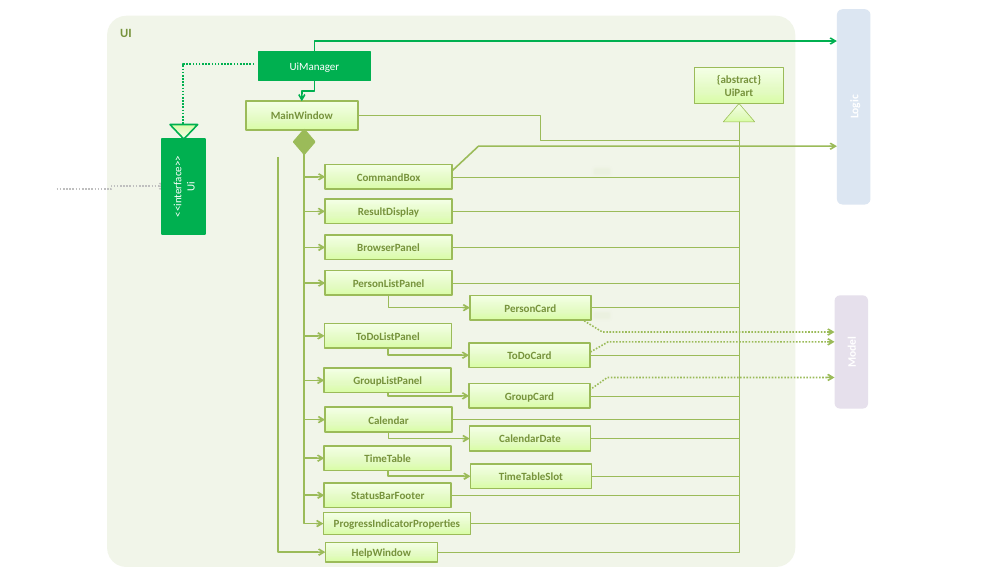
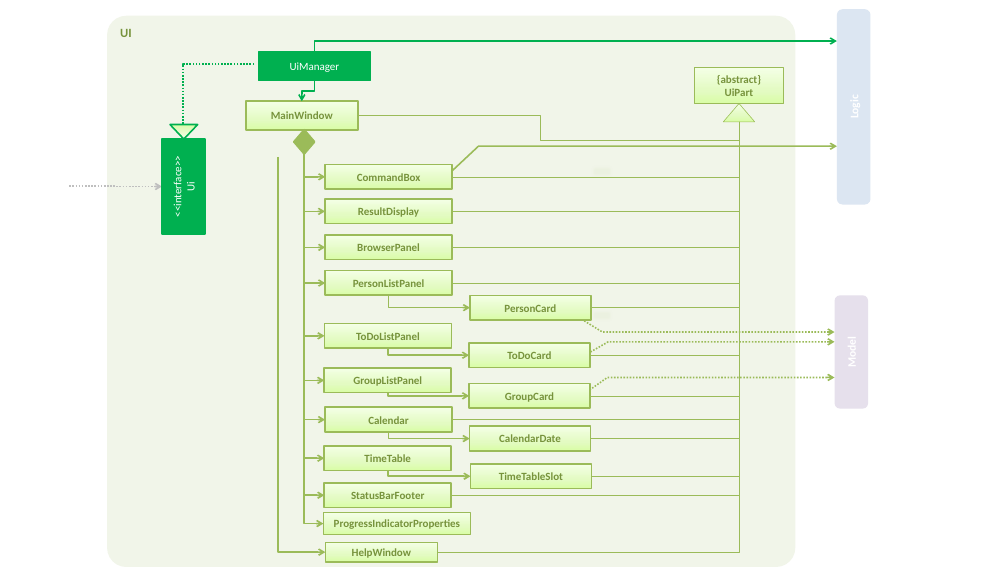
Before and after one commit to nus-cs2103-AY1718S2/addressbook-level4, a slide deck: slide 1 of docs/diagrams/UiComponentClassDiagram.pptx. Drawn at 1008x567 pixels with LibreOffice and Linux fonts; fonts in the diff are those of the drawing. Boxes give left, top, right and bottom in pixels: in the first picture for what was removed or moved away, otherwise in the second. Text is boxed around its words. In the diff, an @@ line names an element or a change of style, - is before the commit and + after.

```diff
--- a/docs/diagrams/UiComponentClassDiagram.pptx
+++ b/docs/diagrams/UiComponentClassDiagram.pptx
@@ elbow line removed from (740, 123) to (470, 524) @@
@@ elbow arrow moved from (57, 189) - (166, 186) to (70, 186) - (162, 187) @@
```
Also in this commit, not shown: 1 other file.
